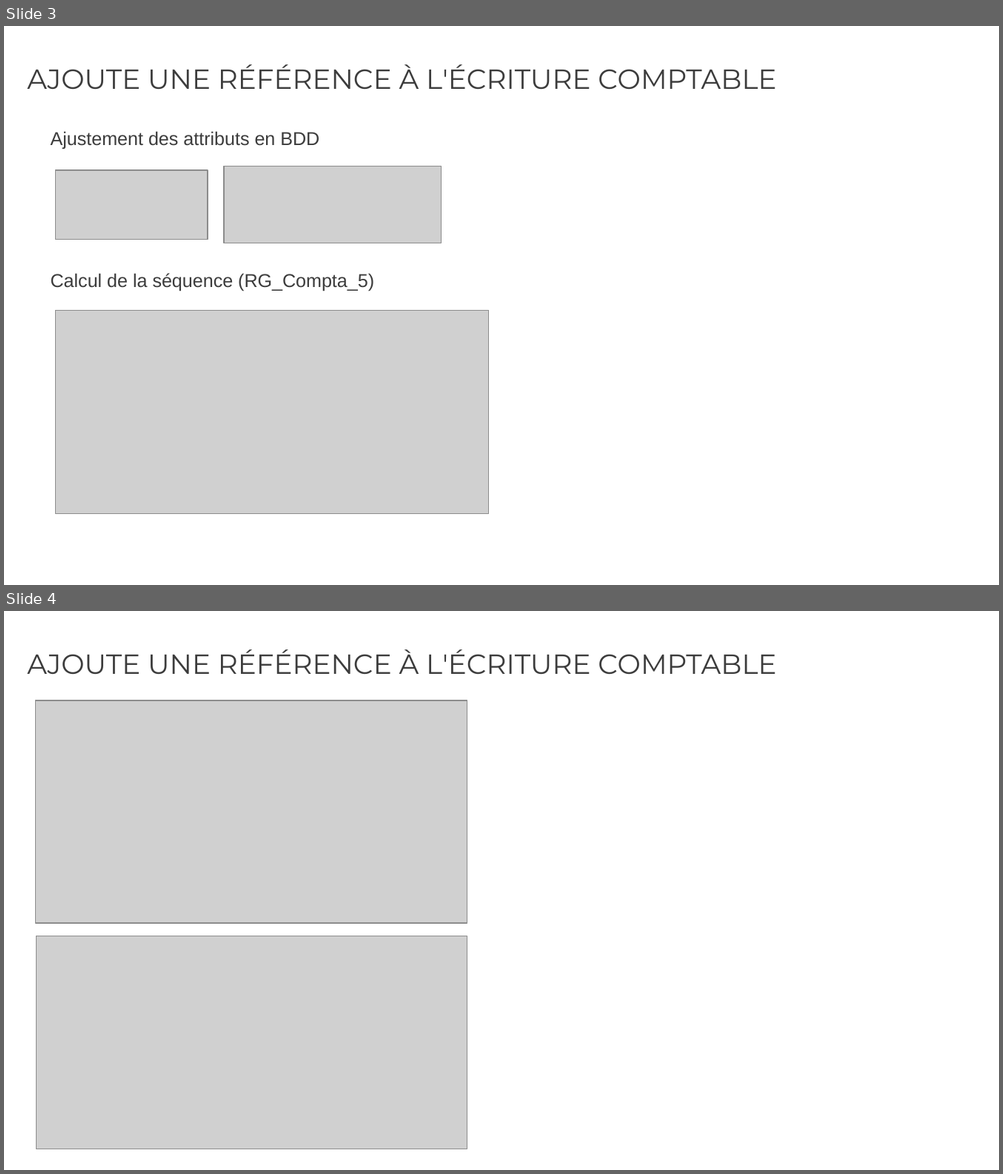
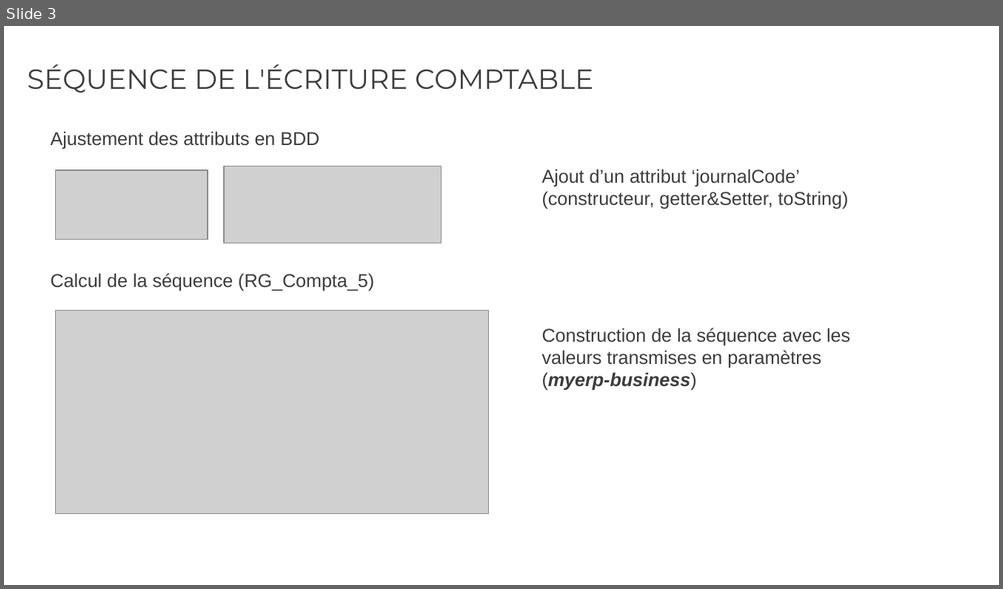
Before and after one commit to rvallet/ocp9-projetB4, a slide deck: doc/Présentation_OCP9_projetB4.pptx. Shown one above the other, each under a label of ours: slides 3 and 4 before the commit, slide 3 after it. The pictures are 1003x1174 and 1003x589 pixels, drawn with LibreOffice and Linux fonts; fonts in the diff are those of the drawing; grey boxes stand for pictures. Boxes give left, top, right and bottom in pixels: in the first picture for what was removed or moved away, otherwise in the second. Text is boxed around its words. In the diff, an @@ line names an element or a change of style, - is before the commit and + after.

```diff
--- a/doc/Présentation_OCP9_projetB4.pptx
+++ b/doc/Présentation_OCP9_projetB4.pptx
@@ slide 4 removed at [4, 611, 999, 1170], background #FFFFFF @@
@@ title removed at [27, 649, 776, 674] @@
-AJOUTE UNE RÉFÉRENCE À L'ÉCRITURE COMPTABLE
@@ picture removed at [36, 701, 467, 923] @@
@@ picture removed at [36, 936, 466, 1149] @@
@@ slide 3 changed as well @@
@@ title at [27, 64, 593, 93]: text changed @@
-AJOUTE UNE RÉFÉRENCE À L'ÉCRITURE COMPTABLE
+SÉQUENCE DE L'ÉCRITURE COMPTABLE
@@ text added at [542, 169, 848, 209], 13.5 pt, text #3C3C3C @@
+Ajout d’un attribut ‘journalCode’ (constructeur, getter&Setter, toString)
@@ text added at [542, 328, 850, 391], 13.5 pt, text #3C3C3C @@
+Construction de la séquence avec les valeurs transmises en paramètres
+(myerp-business)
```
Also in this commit, not shown: 2 other slides changed, 6 slides added, 1 other slide removed, 3 other files.
